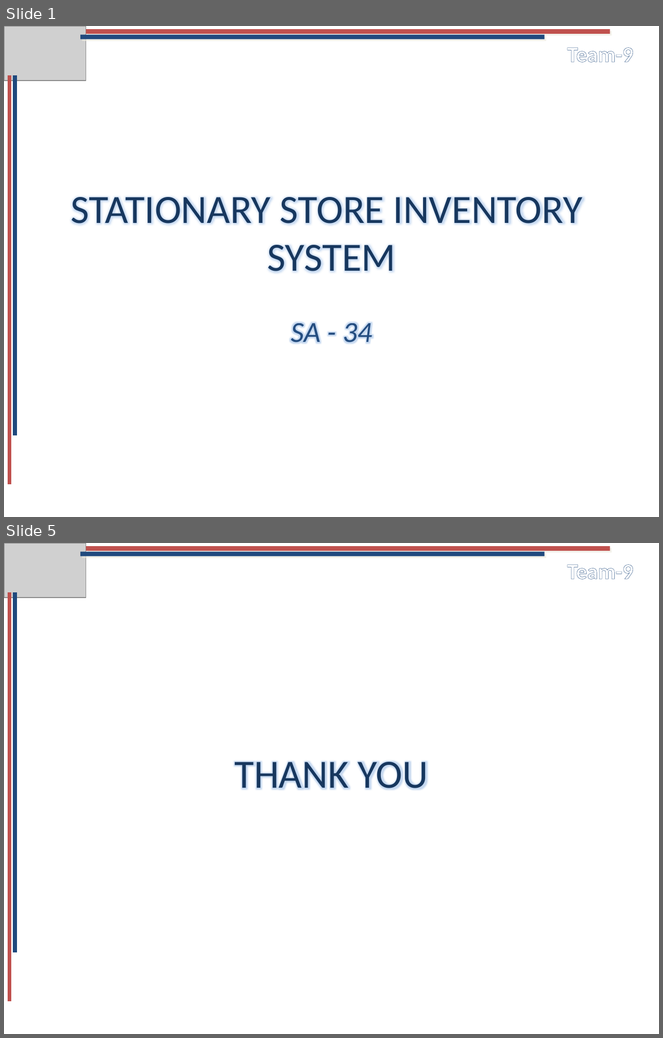
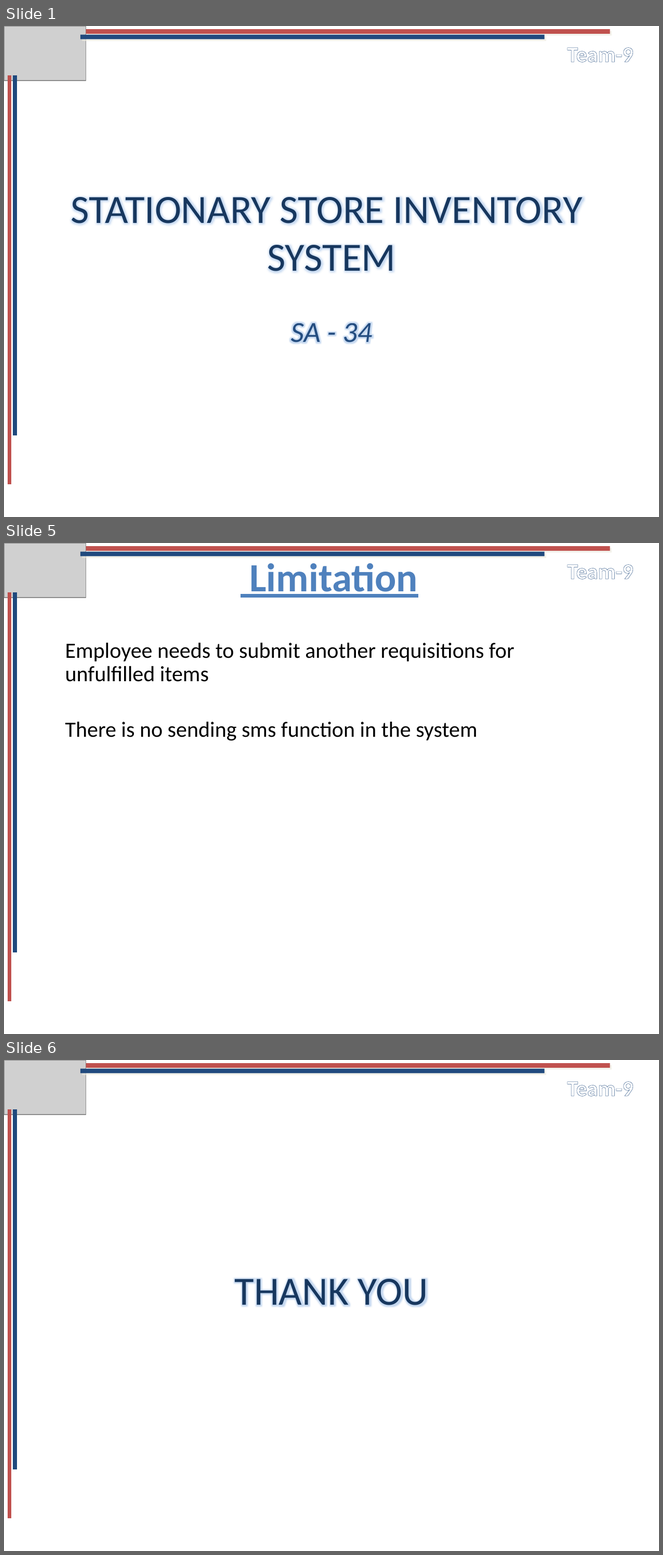
Before and after one commit to Soulrequiem/final-project-whereever-whatever, a slide deck: others/Files/presentation/PresentationSlideADproject.pptx. Shown one above the other, each under a label of ours: slides 1 and 5 before the commit, slides 1, 5 and 6 after it; the slides between them are not shown. The pictures are 663x1038 and 663x1555 pixels, drawn with LibreOffice and Linux fonts; fonts in the diff are those of the drawing; grey boxes stand for pictures. Boxes give left, top, right and bottom in pixels: in the first picture for what was removed or moved away, otherwise in the second. Text is boxed around its words. In the diff, an @@ line names an element or a change of style, - is before the commit and + after.

```diff
--- a/others/Files/presentation/PresentationSlideADproject.pptx
+++ b/others/Files/presentation/PresentationSlideADproject.pptx
@@ slide 5 added at bbox=[4, 543, 659, 1034], background #FFFFFF @@
@@ picture added at bbox=[4, 543, 86, 598] @@
@@ line added from (80, 554) to (545, 554), #1F497D 5 pt @@
@@ line added from (86, 548) to (610, 548), #C0504D 5 pt @@
@@ title added at bbox=[249, 563, 418, 598], 44 pt, text #4F81BD, bold, underline @@
+Limitation
@@ text added at bbox=[567, 564, 633, 579], 24 pt, text #FFFFFF, bold @@
+Team-9
@@ line added from (9, 592) to (9, 1002), #C0504D 4.25 pt @@
@@ line added from (15, 592) to (15, 953), #1F497D 4.25 pt @@
@@ subtitle added at bbox=[65, 642, 515, 741], 24 pt, text #000000 @@
+Employee needs to submit another requisitions for unfulfilled items
+There is no sending sms function in the system
@@ what was slide 5 is now slide 6 @@
```
Also in this commit, not shown: 3 slides changed.
